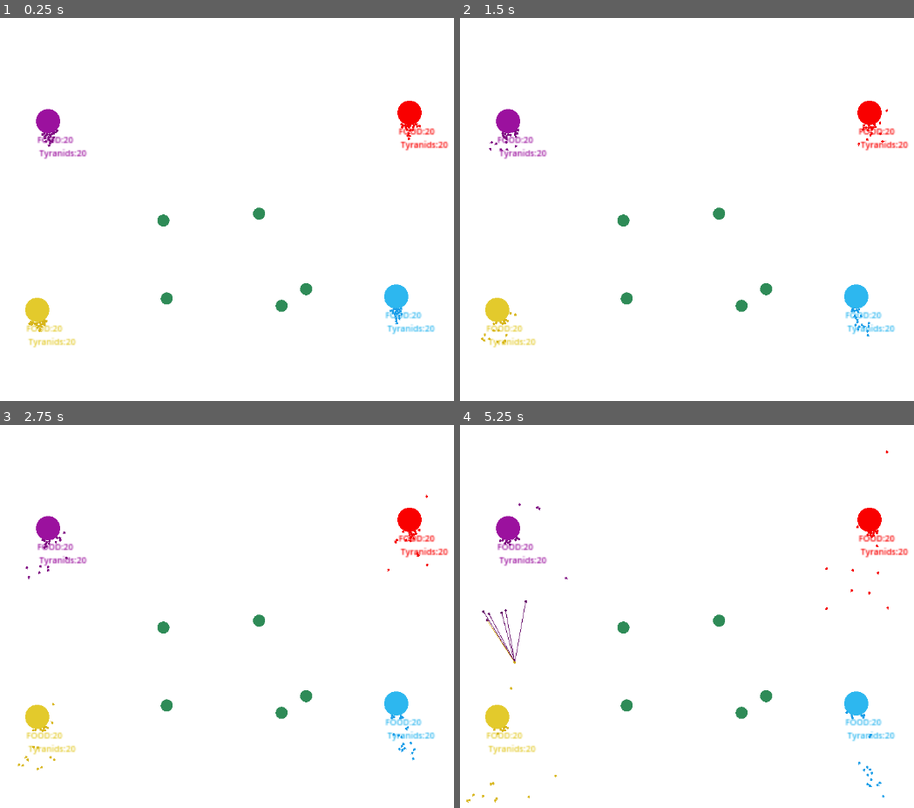
Above: before the commit, frames 1-4 (two rows, left to right).
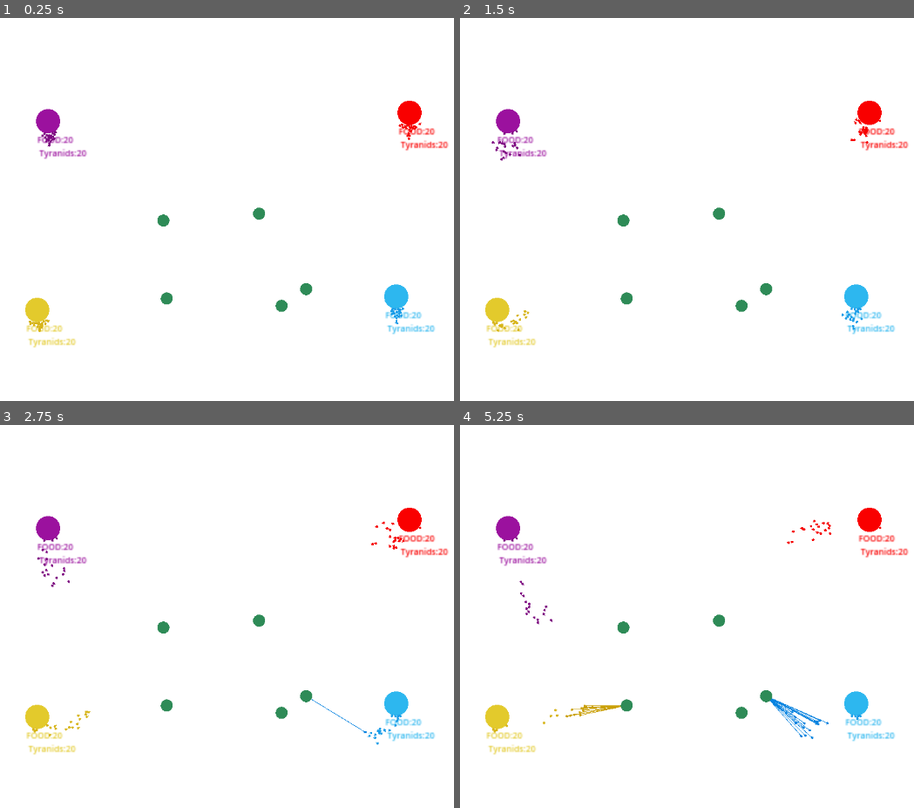
Above: after the commit, the same moments.

Repository: MalCaor/RucheTyr
Game: Godot game, scene res://Scene2d.tscn
The game is run twice, just before and just after one commit, with the same random seed, the same clock (stepped at 60 frames per second) and the same inputs.
Inputs:
- Up to frame 1 (0.25 s): no input
- Up to frame 2 (1.5 s): no input
- Up to frame 3 (2.75 s): no input
- Up to frame 4 (5.25 s): no input

The runs differ from the first frame. In frame 1, 0.2% of the frame differs, in the area x 6-93%, y 27-83%; in frame 2, 0.5%; in frame 3, 0.7%; in frame 4, 1.2%, in the area x 1-95%, y 6-99%.
Error before the commit: Invalid assignment of property or key 'target_explore' with value of type 'Vector2' on a base object of type 'RigidBody2D (hormagaunt.gd)'. (res://Tyr/hormagau…

Commit message:
correction generate_coor

Diff:
--- a/Tyr/hormagaunt.gd
+++ b/Tyr/hormagaunt.gd
@@ -82,7 +82,7 @@
 		self.modulate = self.couleur.lightened(0.5)
 
 func generate_coor():
-	return Vector2(randf_range(-1,1)* 100, randf_range(-1,1)* 5000)
+	return Vector2(randf_range(-1,1)* 100, randf_range(-1,1)* 100)
 
 func explore():
 	# generate target
@@ -197,7 +197,7 @@
 		else:
 			list_body_to_evade.append(body)
 	if body.type in tyranids and body.ruche_mere == ruche_mere:
-		body.target_explore = intrest_point
+		body.intrest_point = intrest_point
 	if body.type in types_to_avoid:
 		list_body_to_evade.append(body)
 
